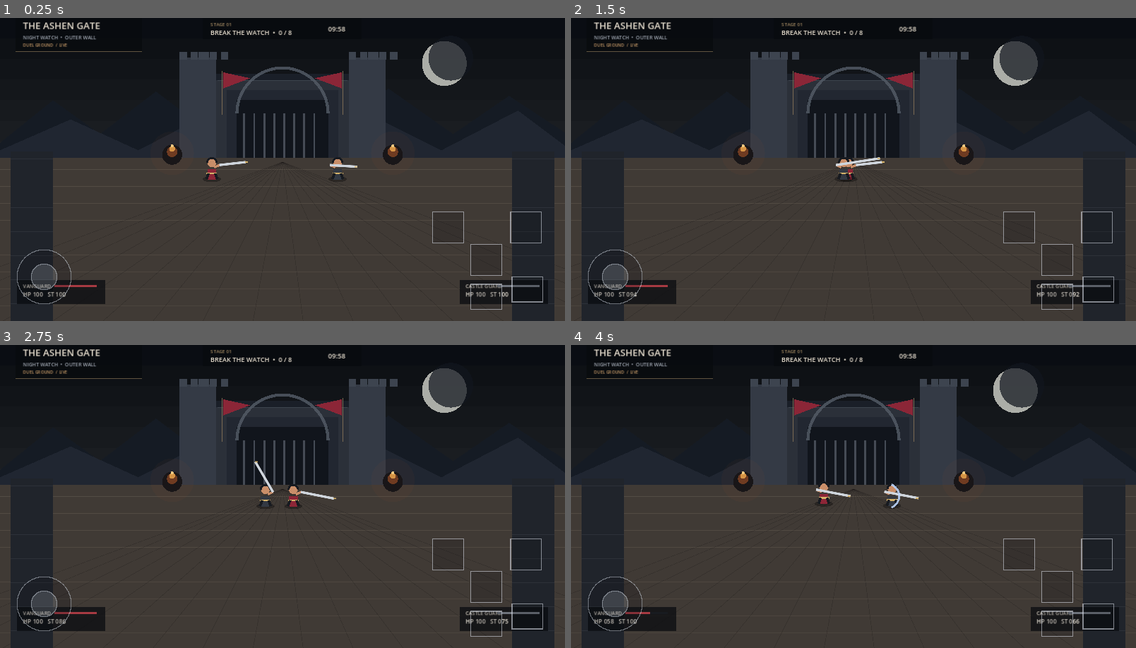
Above: before the commit, frames 1-4 (two rows, left to right).
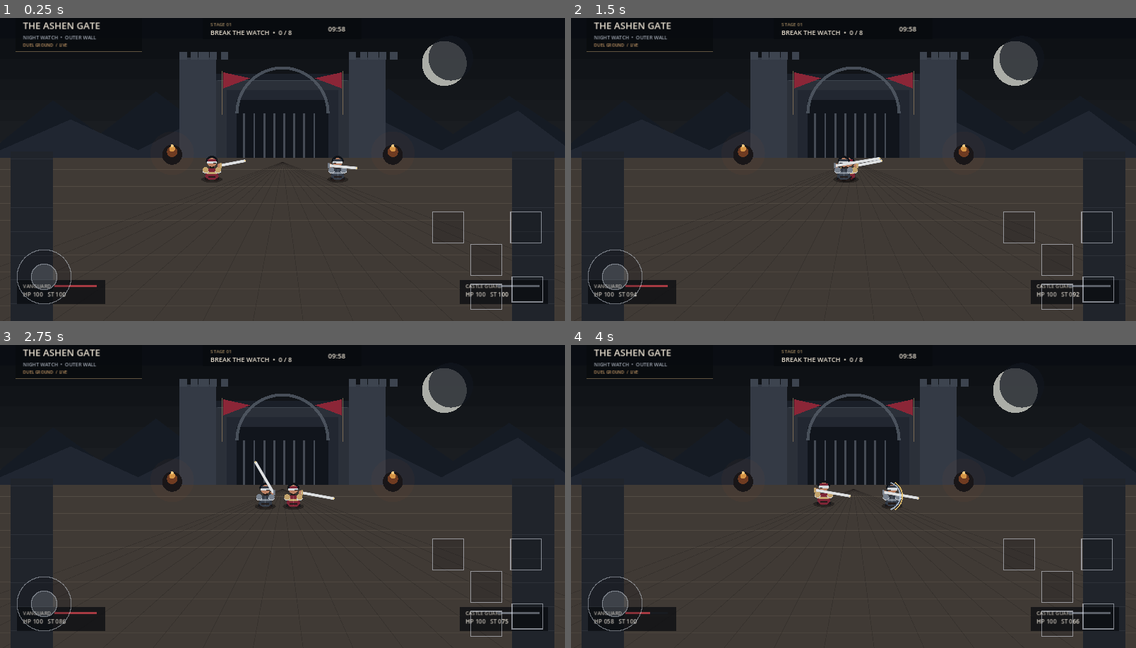
Above: after the commit, the same moments.

Repository: iiils3/arena-stream
Game: Godot game, scene res://scenes/showcase/combat_showcase.tscn
Same seed, same stepped clock (60 frames per second), same inputs: the game is played once before the commit and once after it.
Inputs (mouse positions are in pixels of both pictures, inside the frame that each line leads up to):
- Up to frame 1 (0.25 s): no input
- Up to frame 2 (1.5 s): tap Enter at 0.5 s; move the mouse to (977, 145) at 0.52 s; hold Right (ui_right) 0.53-1.25 s; hold L 0.53-1.25 s; click (977, 145) at 0.67 s; tap Space at 0.77 s; drag from (740, 178) to (825, 227) at 1.27 s
- Up to frame 3 (2.75 s): move the mouse to (339, 417) at 2.02 s; hold Right (ui_right) from 2.03 s (still down); tap I at 2.1 s
- Up to frame 4 (4 s): release Right (ui_right) at 2.75 s; drag from (825, 554) to (684, 441) at 2.77 s; move the mouse to (1023, 535) at 3.52 s; hold Left (ui_left) from 3.53 s (still down); tap Shift at 3.6 s; tap Space at 3.77 s

The runs differ from the first frame. In frame 1, 0.3% of the frame differs, in the area x 35-64%, y 45-54%; in frame 2, 0.2%; in frame 3, 0.3%; in frame 4, 0.3%, in the area x 43-62%, y 44-55%.

Commit message:
art: refine fighter silhouettes and armor layers

Diff:
--- a/godot/scripts/combat/melee_fighter.gd
+++ b/godot/scripts/combat/melee_fighter.gd
@@ -290,30 +290,67 @@
     return clampf(elapsed / attack_total, 0.0, 1.0)
 
 func _draw() -> void:
-    var body := Color("#8d2637") if is_player else Color("#333943")
-    var trim := Color("#d6b36a")
-    var metal := Color("#cfd5dc")
-    var dark := Color("#171a20")
-    draw_ellipse(Vector2(0, 28), Vector2(31, 10), Color(0,0,0,0.32))
-    draw_rect(Rect2(-15, -5, 30, 34), body)
-    draw_rect(Rect2(-18, 5, 36, 7), trim)
-    draw_circle(Vector2(0,-28), 15, Color("#c98e69"))
-    draw_arc(Vector2(0,-28), 16, PI, TAU, 20, dark, 7.0)
-    draw_line(Vector2(-11, 8), Vector2(-18, 28), dark, 9.0)
-    draw_line(Vector2(11, 8), Vector2(18, 28), dark, 9.0)
-    draw_line(Vector2(8*facing, -12), Vector2(26*facing, -20), Color("#c98e69"), 8.0)
-    var angle := 0.0
+    var primary := Color("#7d2536") if is_player else Color("#343b46")
+    var secondary := Color("#c4a46c") if is_player else Color("#78818d")
+    var steel := Color("#d4d8dc")
+    var shadow := Color("#11151b")
+    var leather := Color("#241c1a")
+
+    # Ground contact.
+    draw_ellipse(Vector2(0, 29), Vector2(36, 11), Color(0, 0, 0, 0.34))
+
+    # Legs and boots.
+    draw_line(Vector2(-11, 10), Vector2(-19, 31), shadow, 11.0, true)
+    draw_line(Vector2(11, 10), Vector2(19, 31), shadow, 11.0, true)
+    draw_line(Vector2(-20, 30), Vector2(-8, 30), leather, 7.0, true)
+    draw_line(Vector2(8, 30), Vector2(20, 30), leather, 7.0, true)
+
+    # Layered torso armor.
+    draw_colored_polygon(PackedVector2Array([
+        Vector2(-18, -8), Vector2(18, -8), Vector2(23, 20),
+        Vector2(11, 30), Vector2(-11, 30), Vector2(-23, 20)
+    ]), primary)
+    draw_rect(Rect2(-16, 4, 32, 8), secondary)
+    draw_line(Vector2(0, -5), Vector2(0, 26), Color(1, 1, 1, 0.18), 2.0)
+    draw_rect(Rect2(-13, 18, 26, 5), leather)
+
+    # Pauldrons.
+    draw_circle(Vector2(-21, -3), 10, secondary)
+    draw_circle(Vector2(21, -3), 10, secondary)
+    draw_arc(Vector2(-21, -3), 11, PI * 0.1, PI * 0.9, 12, steel, 2.0)
+    draw_arc(Vector2(21, -3), 11, PI * 0.1, PI * 0.9, 12, steel, 2.0)
+
+    # Head, neck and helmet.
+    draw_rect(Rect2(-7, -18, 14, 9), leather)
+    draw_circle(Vector2(0, -30), 16, Color("#b97f62"))
+    draw_arc(Vector2(0, -31), 17, PI, TAU, 18, shadow, 8.0)
+    draw_rect(Rect2(-17, -33, 34, 8), steel)
+    draw_rect(Rect2(-14, -40, 28, 7), primary)
+    draw_line(Vector2(-12, -28), Vector2(12, -28), steel, 3.0)
+    draw_rect(Rect2(4 * facing, -27, 11 * facing, 3), shadow)
+
+    # Weapon hand and guard.
+    draw_circle(Vector2(25 * facing, -18), 7, Color("#b97f62"))
+    var angle := deg_to_rad(-8.0 * facing)
     if attack != null:
         angle = _current_attack_angle()
-    else:
-        angle = deg_to_rad(-5.0 * facing)
-    var tip := _weapon_tip_at(angle)
-    draw_line(Vector2(26*facing,-20), tip, metal, 7.0, true)
-    draw_line(tip, tip + Vector2(8*facing,0), trim, 3.0, true)
+    var local_tip := _weapon_tip_at(angle)
+    draw_line(Vector2(27 * facing, -18), local_tip, steel, 8.0, true)
+    draw_line(Vector2(27 * facing, -18), local_tip, Color("#f3f0e8", 0.55), 2.0, true)
+    var guard_center := Vector2(30 * facing, -18)
+    draw_line(guard_center + Vector2(0, -8), guard_center + Vector2(0, 8), secondary, 5.0, true)
+    draw_circle(local_tip, 3.0, Color("#f0d38a", 0.8))
+
+    # Defensive read.
     if state == State.BLOCK:
-        draw_arc(Vector2(18*facing,-5), 42, -1.2, 1.2, 18, Color(0.75,0.85,1.0,0.85), 7.0)
+        draw_arc(Vector2(20 * facing, -5), 48, -1.25, 1.25, 24, Color(0.78, 0.86, 0.95, 0.72), 5.0)
+        if parry_clock > 0.0:
+            draw_arc(Vector2(20 * facing, -5), 55, -1.0, 1.0, 20, Color(0.92, 0.78, 0.45, 0.9), 4.0)
+    elif counter_armed:
+        draw_arc(Vector2(0, -28), 23, 0.15, PI - 0.15, 18, Color(0.85, 0.72, 0.4, 0.8), 3.0)
+
     if state == State.STAGGER:
-        draw_circle(Vector2(0,-52), 4, Color("#f2c14e"))
+        draw_circle(Vector2(0, -55), 4.0, Color("#e2b24e"))
 
 func draw_ellipse(center: Vector2, radius: Vector2, color: Color) -> void:
     var points := PackedVector2Array()
